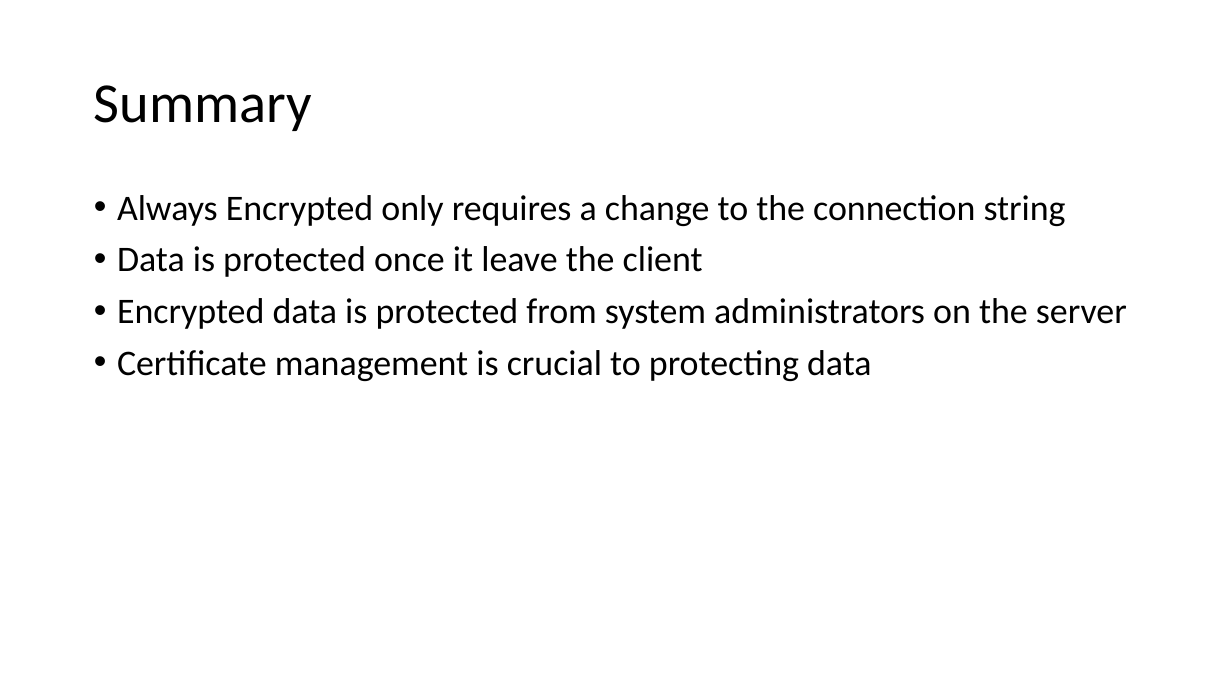
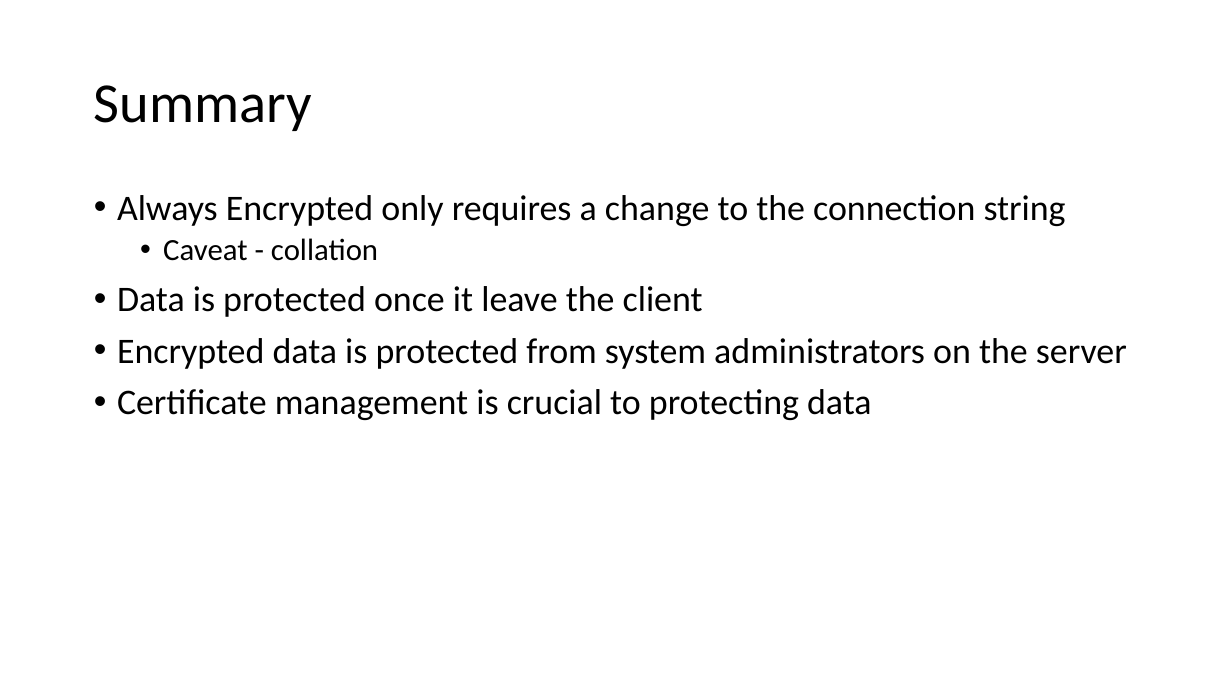
Before and after one commit to way0utwest/EndtoEndAlwaysEncrypted, a slide deck: slide 25 of EndtoEndAlwaysEncrypted.pptx. Drawn at 1232x693 pixels with LibreOffice and Linux fonts; fonts in the diff are those of the drawing. Boxes give left, top, right and bottom in pixels: in the first picture for what was removed or moved away, otherwise in the second. Text is boxed around its words. In the diff, an @@ line names an element or a change of style, - is before the commit and + after.

```diff
--- a/EndtoEndAlwaysEncrypted.pptx
+++ b/EndtoEndAlwaysEncrypted.pptx
@@ text at <box>163,238,378,261</box>: paragraph added @@
+  • Caveat - collation
```
Also in this commit, not shown: 1 other slide changed, 2 other files.
